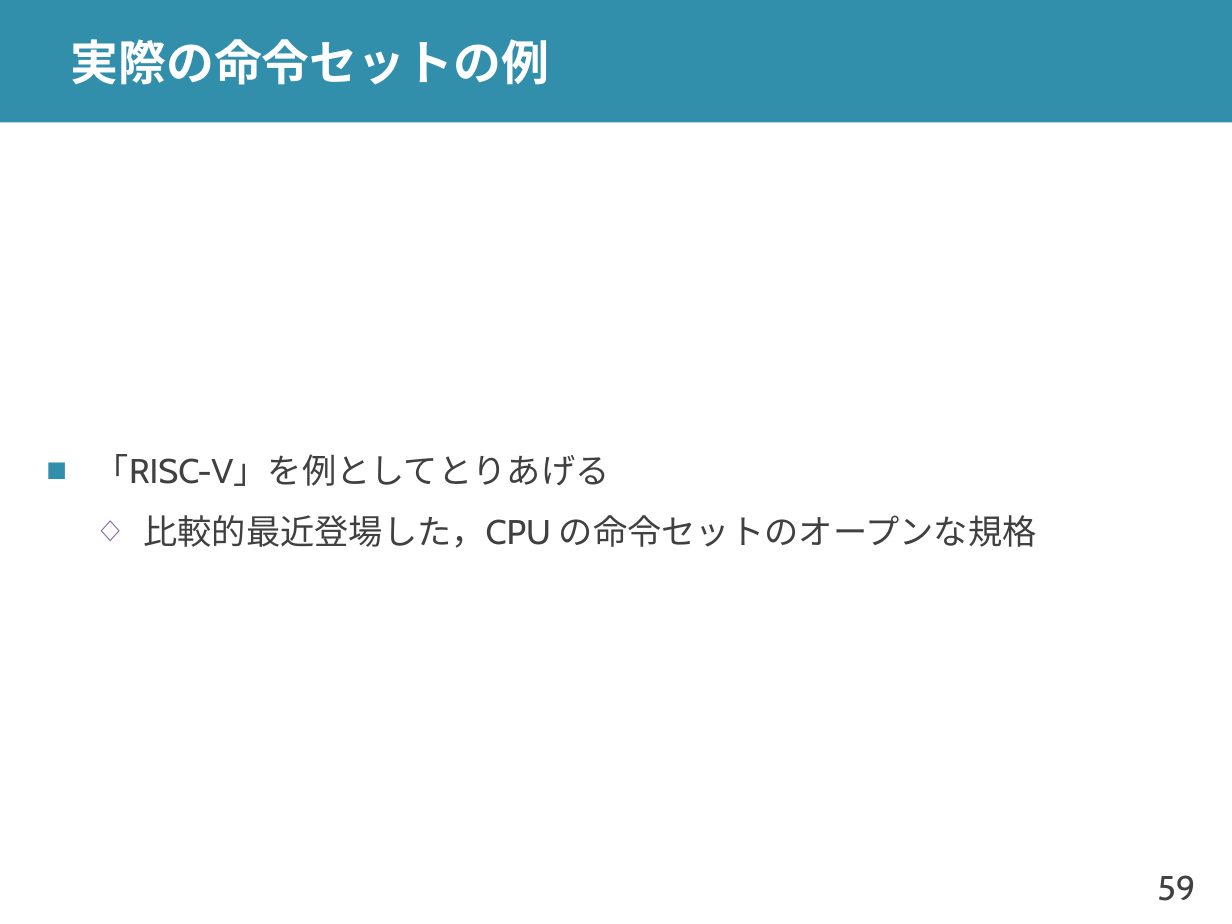
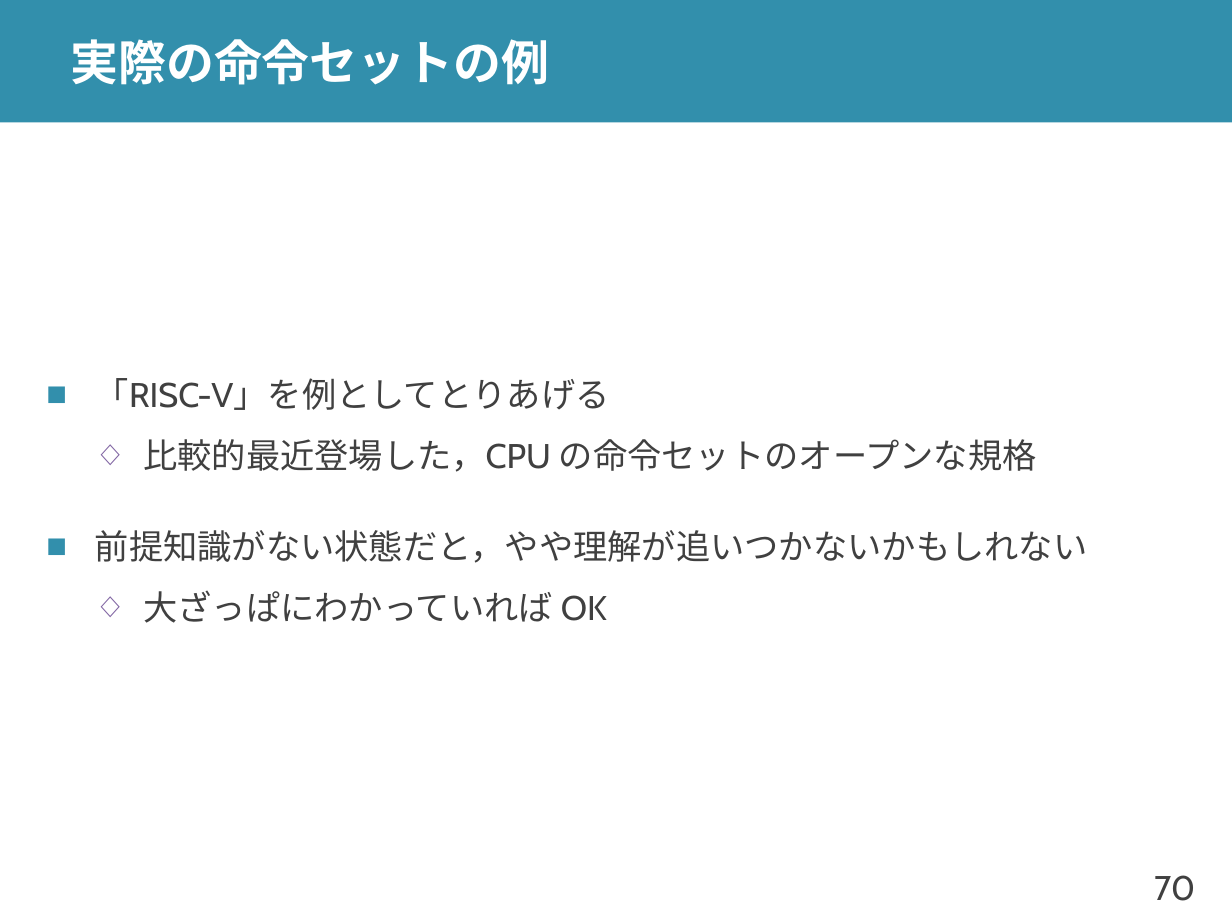
Before and after one commit to shioyadan/advanced-computer-organization, a slide deck: slide 70 of aco-shioya-01.pptx (slide 59 before the commit). Drawn at 1232x924 pixels with LibreOffice and Linux fonts; fonts in the diff are those of the drawing. Boxes give left, top, right and bottom in pixels: in the first picture for what was removed or moved away, otherwise in the second. Text is boxed around its words. In the diff, an @@ line names an element or a change of style, - is before the commit and + after.

```diff
--- a/aco-shioya-01.pptx
+++ b/aco-shioya-01.pptx
@@ text at box(95, 530, 1088, 623): paragraphs added @@
+■ 前提知識がない状態だと，やや理解が追いつかないかもしれない
+  ◇ 大ざっぱにわかっていれば OK
@@ page number at box(1154, 875, 1195, 901): text changed @@
-59
+70
```
Also in this commit, not shown: 5 other slides changed, 12 slides added, 1 slide removed, 1 other file.
